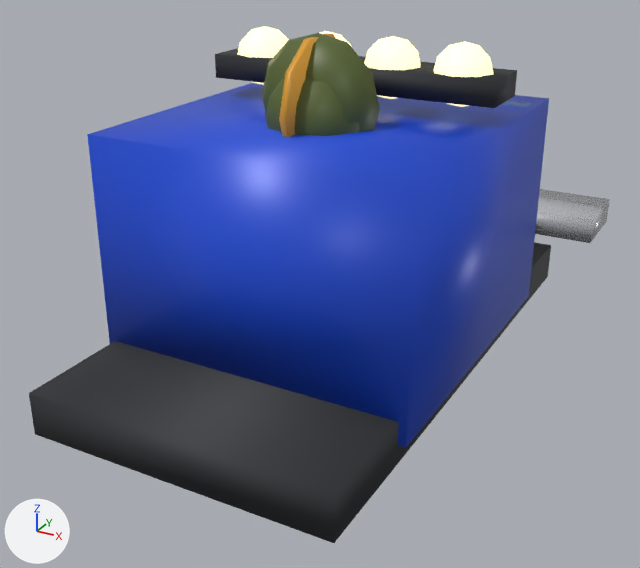
The glTF model assets-src/cars/monster/monster_clean.glb, before and after one commit.
Both versions are drawn from a camera (50 mm lens) standing at (1.31, -2.5, 1.74) and looking at (-0.05, -0.03, 0.51). The axes (+X, +Y, +Z) are drawn at lower left. The lights are the same throughout. The first picture is the older version. Where no turn or scale is listed for an object, it has been applied to the vertices.

In view in the first picture: 'Monster'.
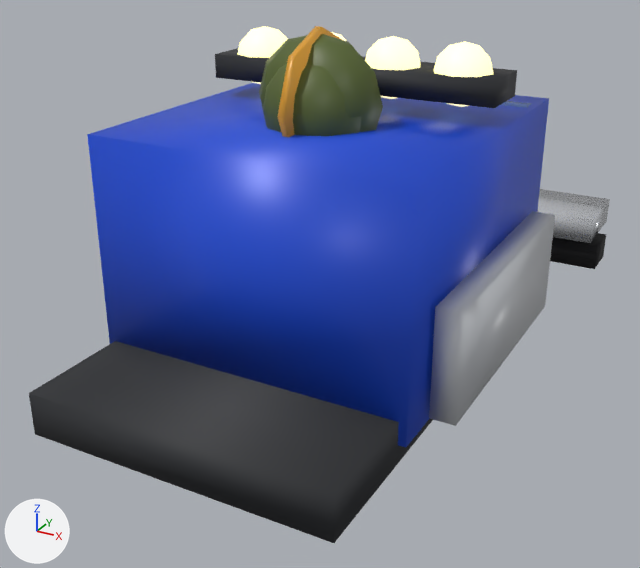
Where the newer file only moved an object's origin or applied its transform, the numbers keep the older frame.

What differs and where, as boxes [x1, y1, x2, y2] in the pictures (640 x 568 px; the box of a moved part takes in the faces that stretch with it):
part 1 of me_monster, added
    after: [429, 211, 555, 426]
part 2 of me_monster, added
    after: [550, 233, 606, 269]
part 3 of me_monster, added
    after: [262, 64, 361, 136]
part 4 of me_monster, added
    after: [277, 26, 342, 137]
part 5 of me_monster, moved or reshaped
    before: [261, 33, 380, 137]
    after: [259, 34, 383, 132]

Diff of the bpy script that builds the scene:
```diff
--- a/assets-src/cars/monster/monster_clean.glb.py
+++ b/assets-src/cars/monster/monster_clean.glb.py
@@ mat_trim @@
+mat_trim = principled_material('Trim')
+mat_trim.base_color = (0.584, 0.604, 0.638)  # light grey #c9ccd1
+mat_trim.roughness = 0.38
@@ mat_rubber_001 @@
+mat_rubber_001 = principled_material('Rubber.001')
+mat_rubber_001.base_color = (0.00304, 0.00304, 0.00304)  # black #0a0a0a
+mat_rubber_001.roughness = 0.85
@@ mat_glass_001 @@
+mat_glass_001 = principled_material('Glass.001')
+mat_glass_001.base_color = (0.0103, 0.0212, 0.0395)  # dark blue #1a2838
+mat_glass_001.roughness = 0.06
+mat_glass_001.alpha = 0.55
@@ mat_rubber @@
+mat_rubber = principled_material('Rubber')
+mat_rubber.base_color = (0.00304, 0.00335, 0.00439)  # black #0a0b0e
+mat_rubber.roughness = 0.9
@@ me_monster @@
 # used by ob_monster; location = (0.0, 0.16, 0.822)
-me_monster.from_pydata(...)  # 430 vertices, 796 faces; spans x -0.65..0.65, y -1.11..1.11, z -0.54..0.54
+me_monster.from_pydata(...)  # 466 vertices, 848 faces; spans x -0.68..0.68, y -1.11..1.11, z -0.54..0.56
+# me_monster part 1: a new loose piece, a box spanning x 0.54..0.62, y -0.61..0.29, z -0.448..-0.098, in mat_trim (light grey #c9ccd1)
+# me_monster part 2: a new loose piece, a box spanning x -0.68..0.68, y 0.84..1.0, z -0.49..-0.39, in mat_rubber (black #0a0b0e)
+# me_monster part 3: a new loose piece, a UV sphere (10 segments, 8 rings, poles along z) spanning x -0.17..0.17, y -0.46..-0.1, z 0.14..0.5, in mat_pilot (dark green #55642c)
+# me_monster part 4: a new loose piece, an 8-sided cylinder along x spanning x -0.011..0.011, y -0.505..-0.055, z 0.11..0.561, in mat_trim_001 (orange #e0a030)
+# me_monster part 5: 32 vertices moved from x -0.07..0.07, y -0.21..-0.15, z 0.32..0.37 to x -0.07..0.07, y -0.22..-0.15, z 0.33..0.36; 189 vertices removed from x -0.21..0.21, y -0.5..-0.06, z -0.04..0.53; 81 vertices added at x -0.22..0.22, y -0.41..-0.15, z 0.15..0.52
+# other edits to the shape of me_monster do not show in these pictures
 me_monster.materials.append(mat_matte)
@@ me_monster @@
 me_monster.materials.append(mat_trim_001)
-me_monster.materials.append(mat_matte_001)  # dark green #3d4a22
-me_monster.materials.append(mat_matte_002)  # black #111111
+me_monster.materials.append(mat_trim)  # light grey #c9ccd1
+me_monster.materials.append(mat_rubber)  # black #0a0b0e
+me_monster.materials.append(mat_glass_001)  # dark blue #1a2838
+me_monster.materials.append(mat_rubber_001)  # black #0a0a0a
```
